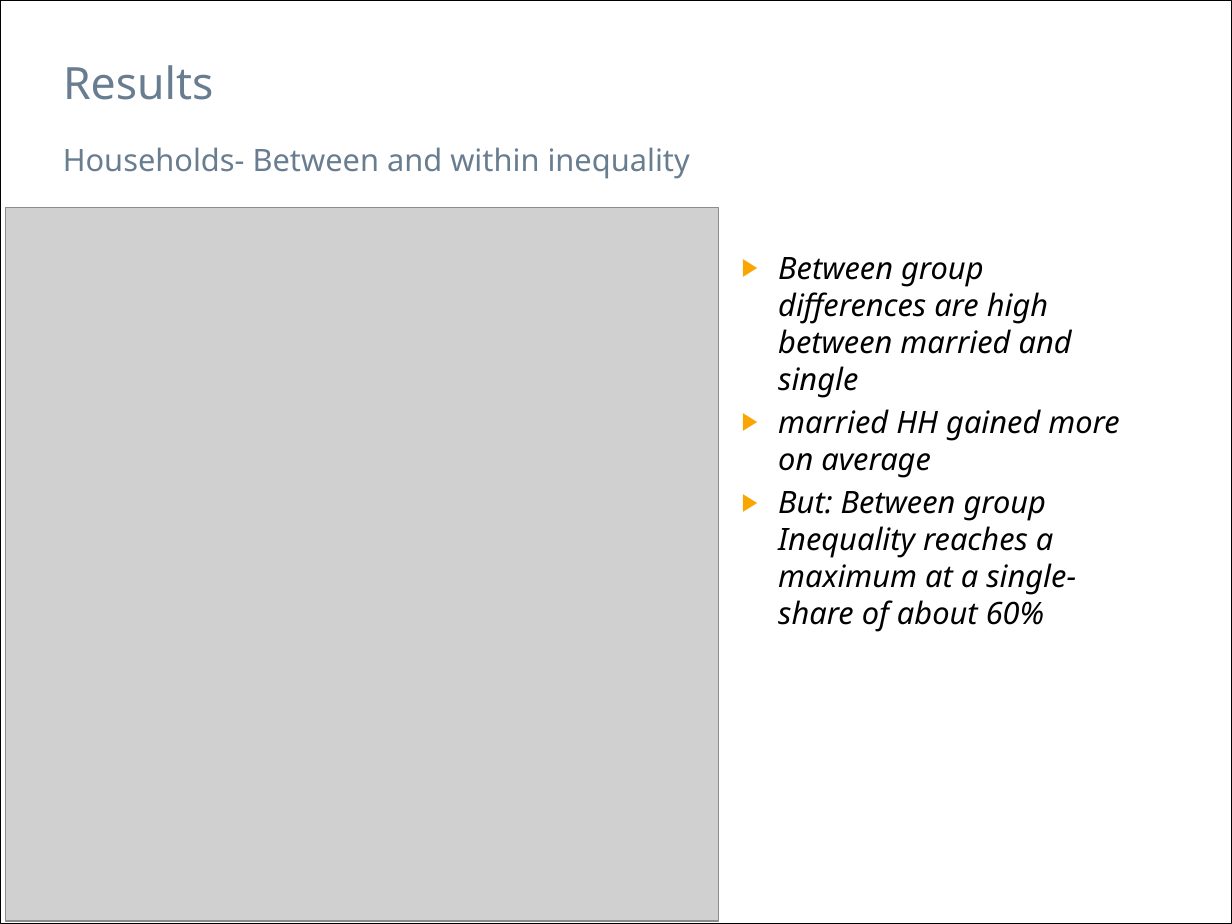
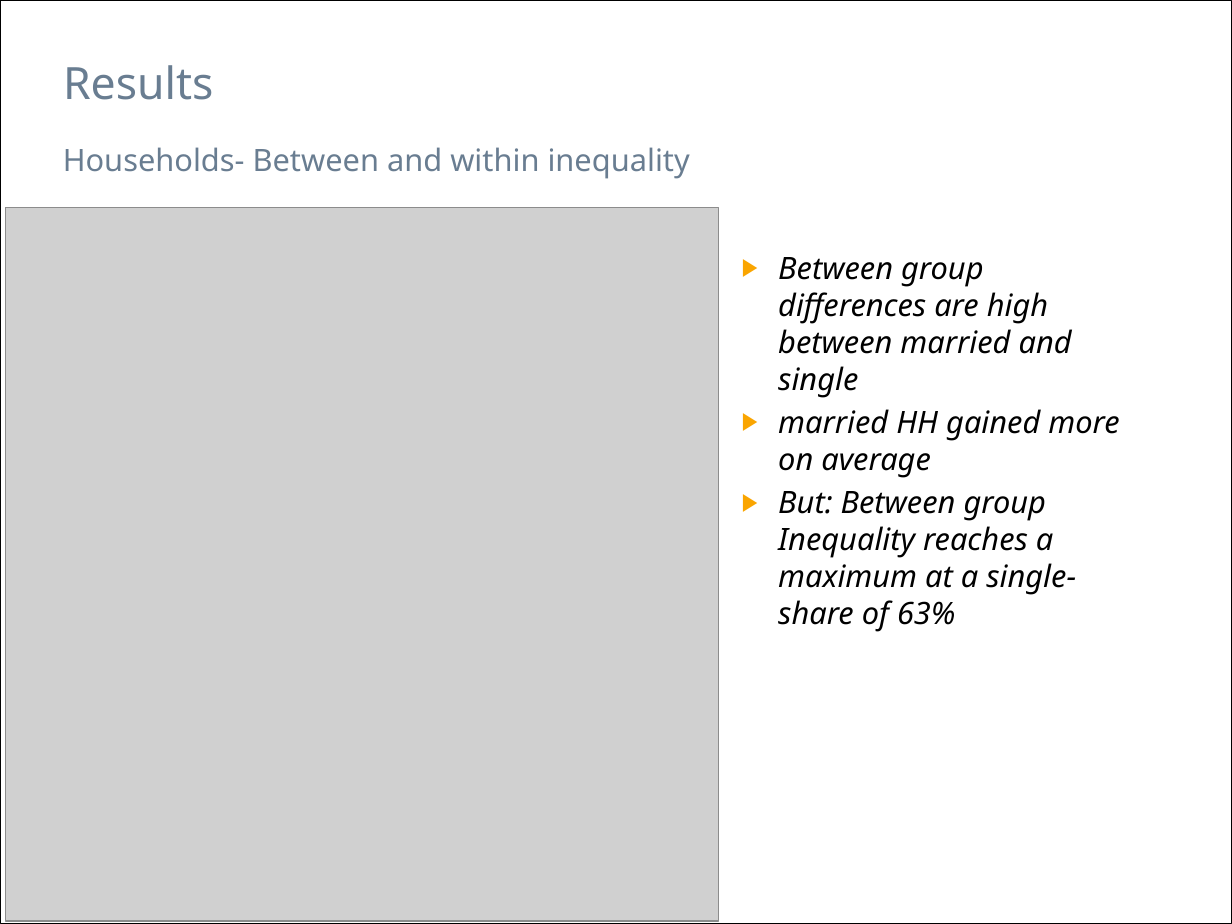
Before and after one commit to hackstutz/neuchatel, a slide deck: slide 10 of presentation/Inequality by Demographic Factors_NoTheory_5.pptx. Drawn at 1232x924 pixels with LibreOffice and Linux fonts; fonts in the diff are those of the drawing; grey boxes stand for pictures. Boxes give left, top, right and bottom in pixels: in the first picture for what was removed or moved away, otherwise in the second. Text is boxed around its words. In the diff, an @@ line names an element or a change of style, - is before the commit and + after.

Commit message:
update

```diff
--- a/presentation/Inequality by Demographic Factors_NoTheory_5.pptx
+++ b/presentation/Inequality by Demographic Factors_NoTheory_5.pptx
@@ text at (778,491,1076,632): text changed @@
-▶ But: Between group Inequality reaches a maximum at a single-share of about 60%
+▶ But: Between group Inequality reaches a maximum at a single-share of 63%
```
Also in this commit, not shown: 1 other slide changed.
